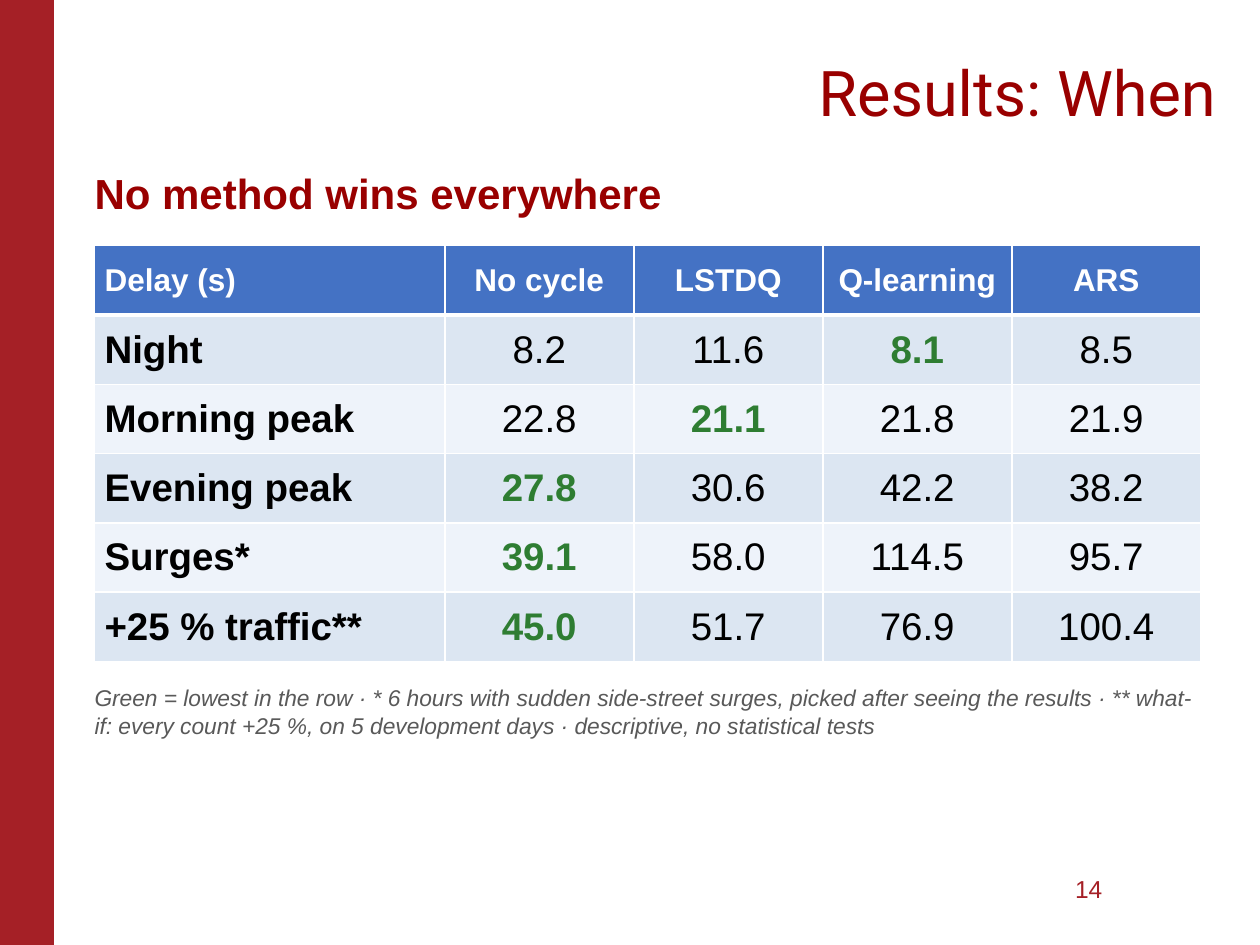
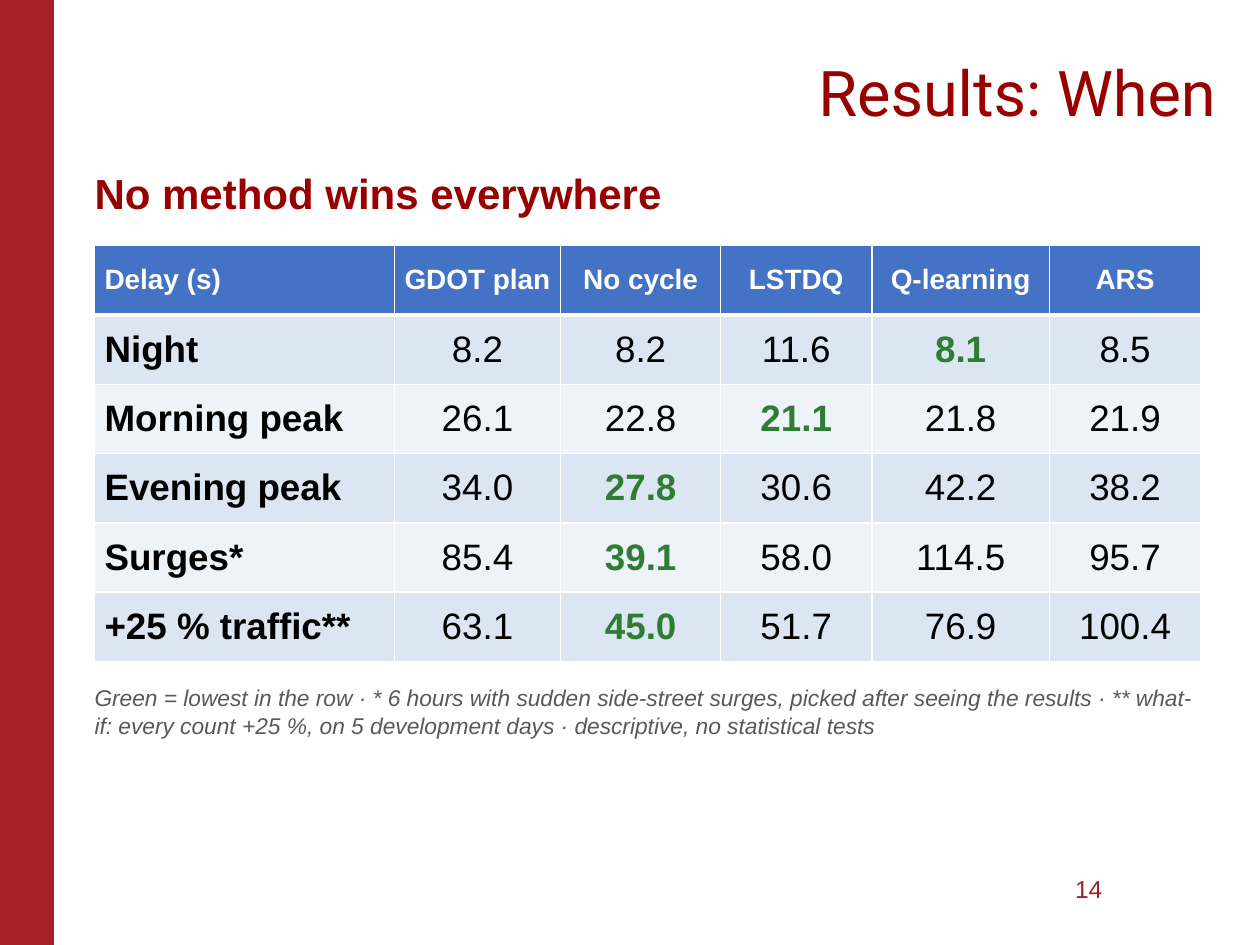
Before and after one commit to AndyMalela/gdot-dataset-conversion, a slide deck: slide 14 of presentation/eSocLab_Midterm-v18.pptx. Drawn at 1260x945 pixels with LibreOffice and Linux fonts; fonts in the diff are those of the drawing; background and template pictures are left out. Boxes give left, top, right and bottom in pixels: in the first picture for what was removed or moved away, otherwise in the second. Text is boxed around its words. In the diff, an @@ line names an element or a change of style, - is before the commit and + after.

```diff
--- a/presentation/eSocLab_Midterm-v18.pptx
+++ b/presentation/eSocLab_Midterm-v18.pptx
@@ table at [94, 246, 1201, 662] @@
+column 2: GDOT plan | 8.2 | 26.1 | 34.0 | 85.4 | 63.1
```
Also in this commit, not shown: 4 other files.
